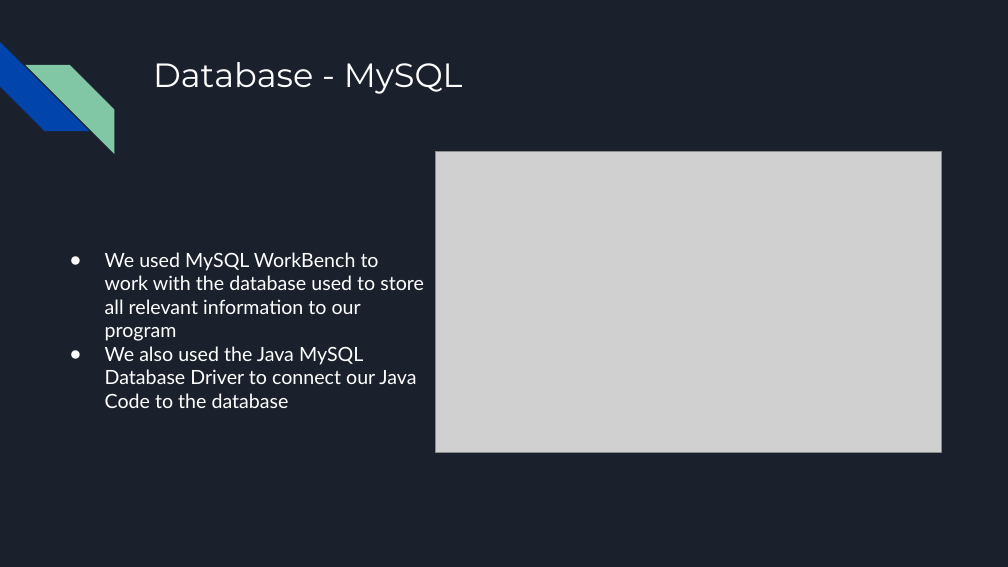
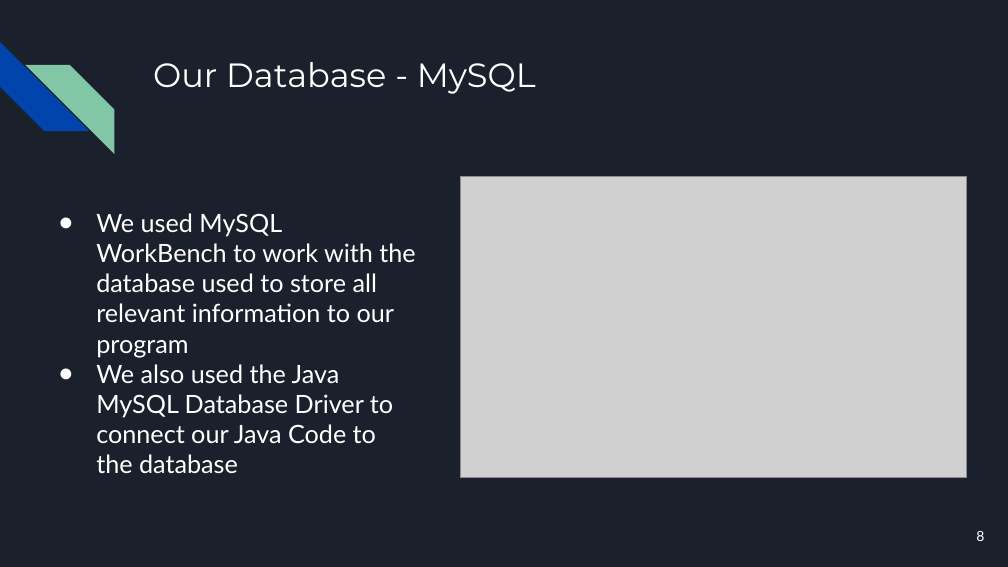
Before and after one commit to acompsec1/CSCI-2210-Java-Warehouse-Managment-System, a slide deck: slide 8 of The Knicks Java Final Project Presentation.pptx (slide 5 before the commit). Drawn at 1008x567 pixels with LibreOffice and Linux fonts; fonts in the diff are those of the drawing; grey boxes stand for pictures. Boxes give left, top, right and bottom in pixels: in the first picture for what was removed or moved away, otherwise in the second. Text is boxed around its words. In the diff, an @@ line names an element or a change of style, - is before the commit and + after.

```diff
--- a/The Knicks Java Final Project Presentation.pptx
+++ b/The Knicks Java Final Project Presentation.pptx
@@ title at bbox=[153, 62, 536, 94]: text changed @@
-Database - MySQL
+Our Database - MySQL
@@ picture: place and size @@
-picture at bbox=[435, 151, 941, 452]
+picture at bbox=[461, 176, 967, 477]
@@ text "We used MySQL WorkBench to ...": place and size @@
-text "We used MySQL WorkBench to ..." at bbox=[105, 252, 424, 408]
+text "We used MySQL WorkBench to ..." at bbox=[96, 213, 415, 474]
@@ text "We used MySQL WorkBench to ..." at bbox=[96, 213, 415, 474]: size 14 to 18 pt; indent changed @@
@@ page number added at bbox=[976, 531, 984, 541], 10 pt, text #FFFFFF @@
+8
```
Also in this commit, not shown: 29 other slides changed, 1 slide added, 1 slide removed, 1 other file.
